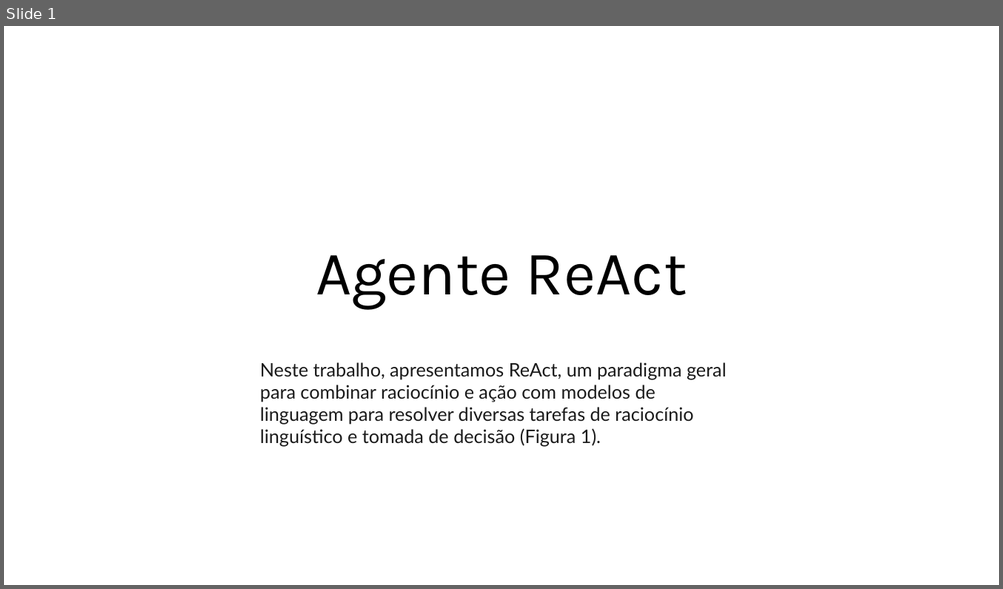
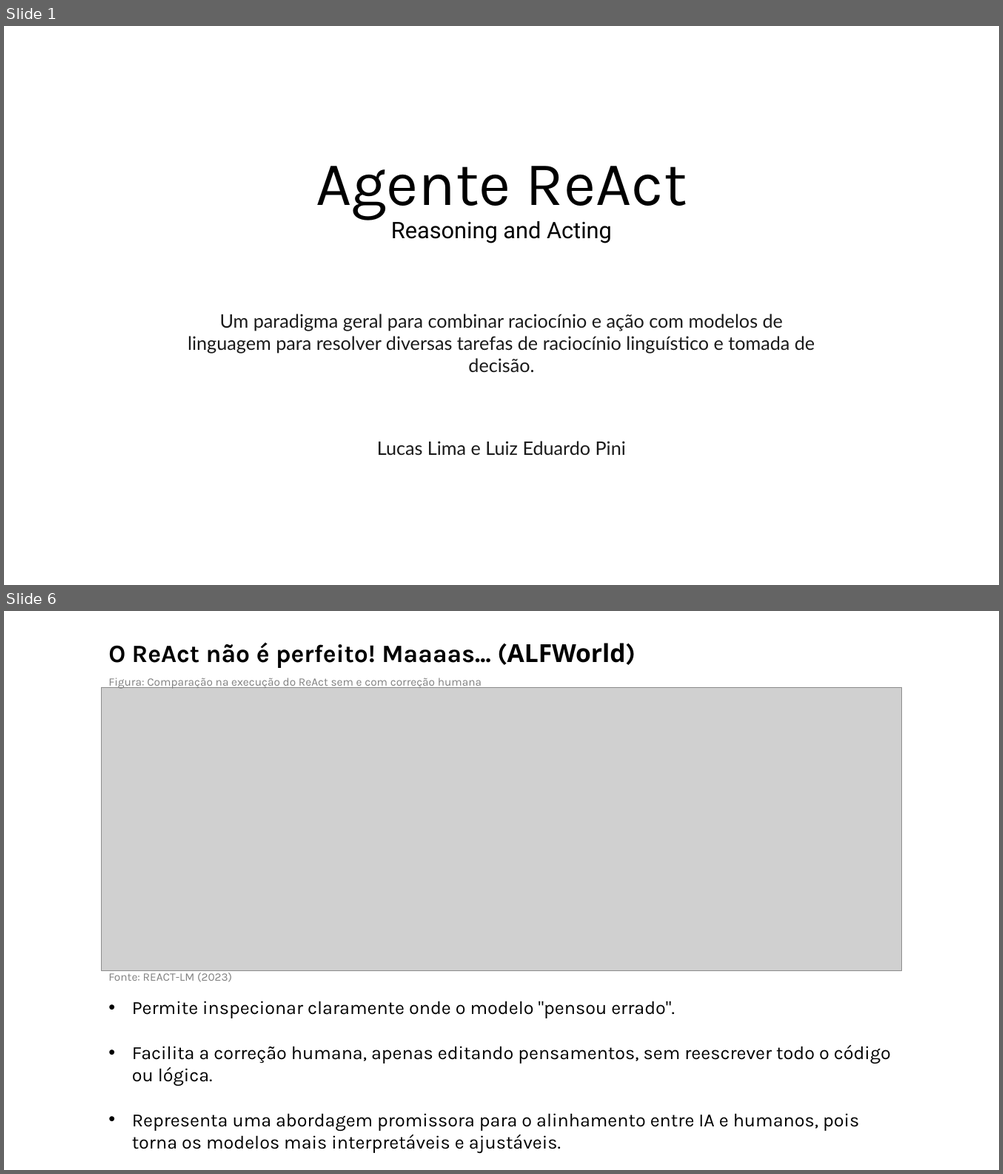
Before and after one commit to luizehp/Agente-ReAct, a slide deck: Agente ReAct.pptx. Shown one above the other, each under a label of ours: slide 1 before the commit, slides 1 and 6 after it; the slides between them are not shown. The pictures are 1003x589 and 1003x1174 pixels, drawn with LibreOffice and Linux fonts; fonts in the diff are those of the drawing; grey boxes stand for pictures. Boxes give left, top, right and bottom in pixels: in the first picture for what was removed or moved away, otherwise in the second. Text is boxed around its words. In the diff, an @@ line names an element or a change of style, - is before the commit and + after.

```diff
--- a/Agente ReAct.pptx
+++ b/Agente ReAct.pptx
@@ slide 6 added at bbox=[4, 611, 999, 1170], background #FFFFFF @@
@@ text added at bbox=[108, 643, 635, 668], 24 pt, text #000000, bold @@
+O ReAct não é perfeito! Maaaas... (ALFWorld)
@@ picture added at bbox=[101, 687, 902, 971] @@
@@ text added at bbox=[108, 678, 481, 689], 11 pt, text #808080 @@
+Figura: Comparação na execução do ReAct sem e com correção humana
@@ text added at bbox=[108, 971, 232, 982], 11 pt, text #808080 @@
+Fonte: REACT-LM (2023)
@@ text added at bbox=[132, 1001, 891, 1153], 18 pt, text #000000 @@
+• Permite inspecionar claramente onde o modelo "pensou errado".
+• Facilita a correção humana, apenas editando pensamentos, sem reescrever todo o código ou lógica.
+• Representa uma abordagem promissora para o alinhamento entre IA e humanos, pois torna os modelos mais interpretáveis e ajustáveis.
@@ slide 1 changed as well @@
@@ title at bbox=[316, 166, 687, 244]: text changed; size 60 to 22 pt; font Karla to Roboto @@
-Agente ReAct
+Agente ReAct
+Reasoning and Acting
@@ text at bbox=[188, 314, 814, 354]: text changed @@
-Neste trabalho, apresentamos ReAct, um paradigma geral para combinar raciocínio e ação com modelos de linguagem para resolver diversas tarefas de raciocínio linguístico e tomada de decisão (Figura 1).
+Um paradigma geral para combinar raciocínio e ação com modelos de linguagem para resolver diversas tarefas de raciocínio linguístico e tomada de decisão.
@@ text added at bbox=[377, 441, 626, 456], 18 pt, text #1A1A1A @@
+Lucas Lima e Luiz Eduardo Pini
```
Also in this commit, not shown: 2 other slides changed, 6 other slides added, 6 slides removed.
